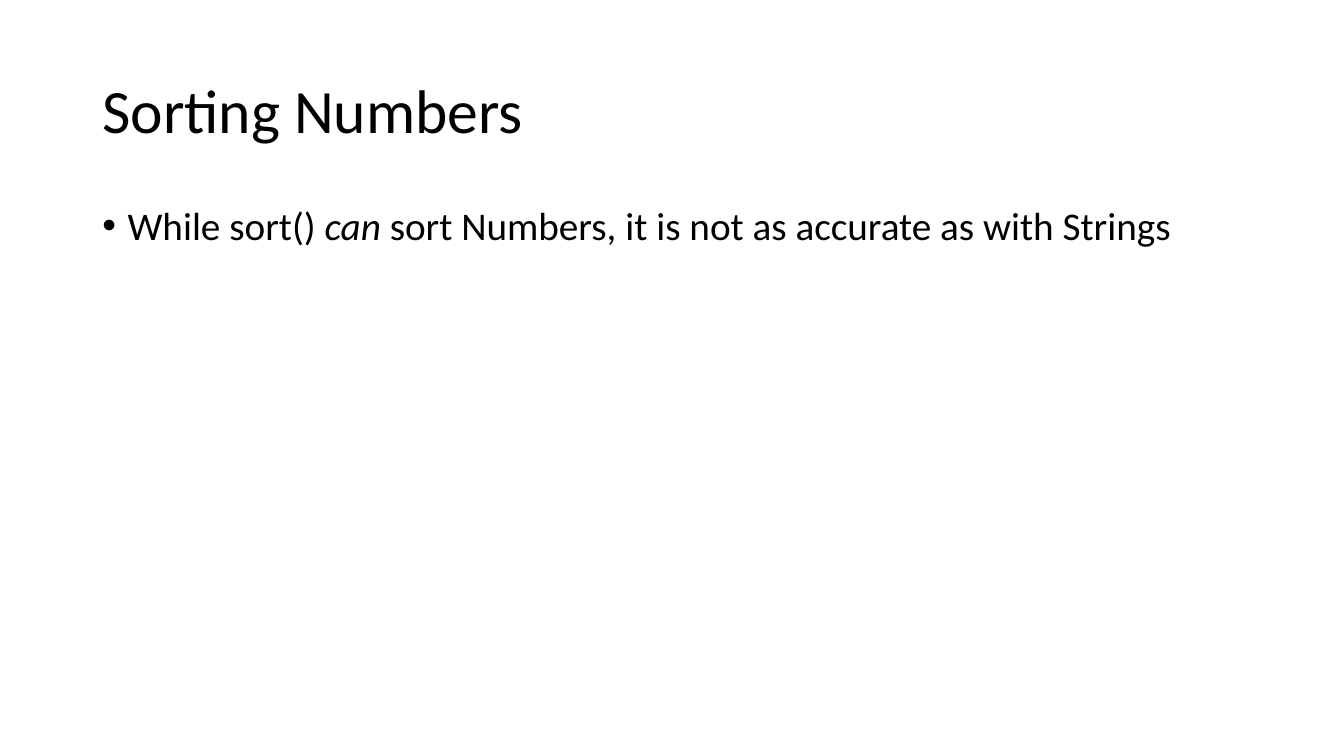
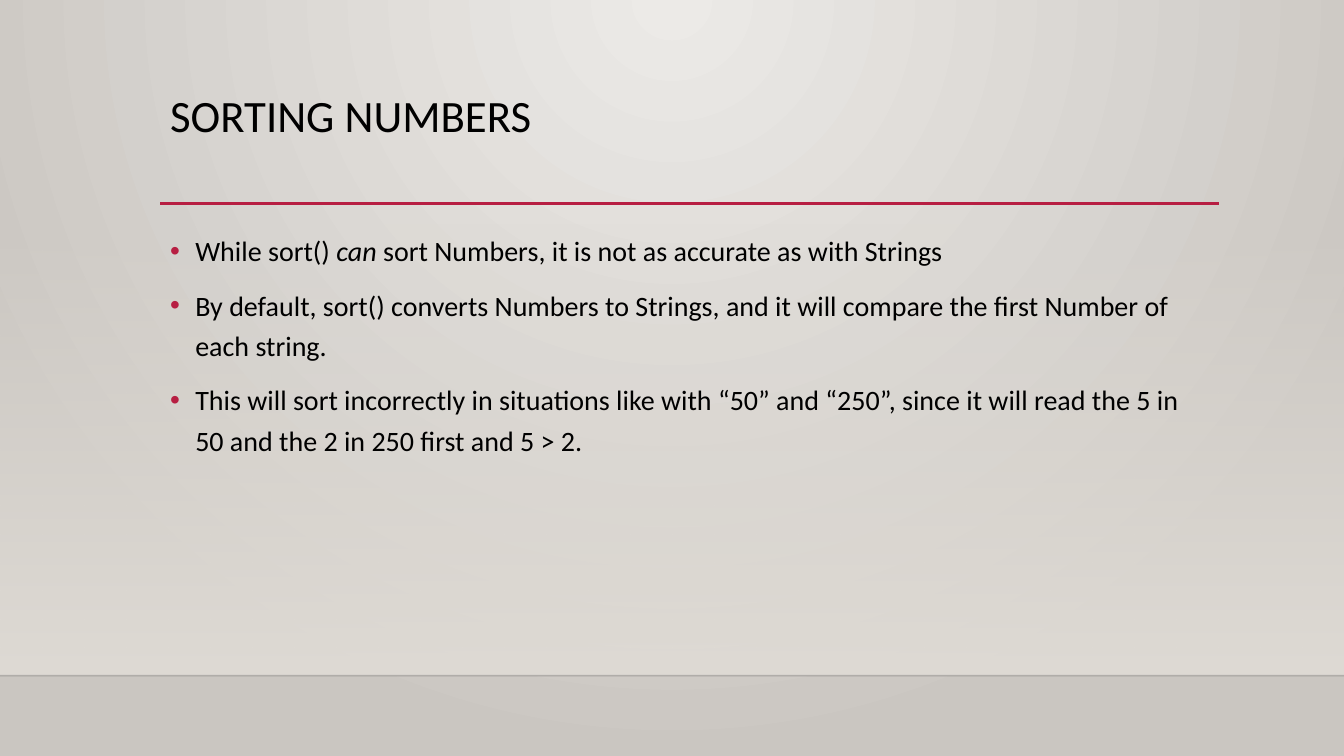
Before and after one commit to YWCANWIL-TechLab/Module4-DataTypes-Day1, a slide deck: slide 20 of slides/Arrays.pptx. Drawn at 1344x756 pixels with LibreOffice and Linux fonts; fonts in the diff are those of the drawing; background and template pictures are left out. Boxes give left, top, right and bottom in pixels: in the first picture for what was removed or moved away, otherwise in the second. Text is boxed around its words. In the diff, an @@ line names an element or a change of style, - is before the commit and + after.

```diff
--- a/slides/Arrays.pptx
+++ b/slides/Arrays.pptx
@@ background #FFFFFF to gradient #ECEAE7 to #CAC7C1 @@
@@ title "SORTING NUMBERS" at [170,103,532,133]: vertical alignment middle to top @@
@@ title at [170,103,532,133]: text changed; size 44 to 32 pt @@
-Sorting Numbers
+SORTING NUMBERS
@@ line added from (160, 204) to (1220, 204), #B71E42 2.5 pt @@
@@ rectangle added at [0,223,1344,676], fill gradient #DFDBD5 @@
@@ text "While sort() can sort Numbers, ...": place and size @@
-text "While sort() can sort Numbers, ..." at [128,211,1171,247]
+text "While sort() can sort Numbers, ..." at [195,240,1178,451]
@@ text at [195,240,942,266]: size 28 to 20 pt in "While sort() can sort Numbers, it is ..."; line spacing 0.9 to 1.2 @@
@@ text at [195,295,1178,451]: paragraphs added @@
+• By default, sort() converts Numbers to Strings, and it will compare the first Number of each string.
+• This will sort incorrectly in situations like with “50” and “250”, since it will read the 5 in 50 and the 2 in 250 first and 5 > 2.
@@ line added from (0, 676) to (1344, 676), #000001 1 pt @@
```
Also in this commit, not shown: 19 other slides changed, 20 slides added, 4 other files.
